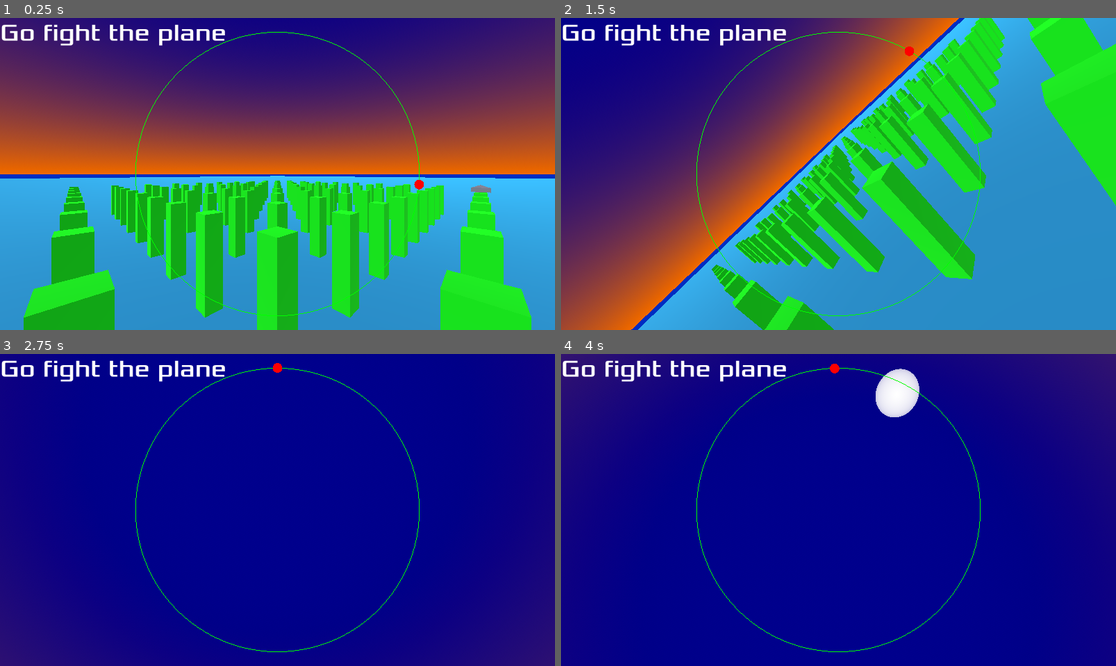
Above: before the commit, frames 1-4 (two rows, left to right).
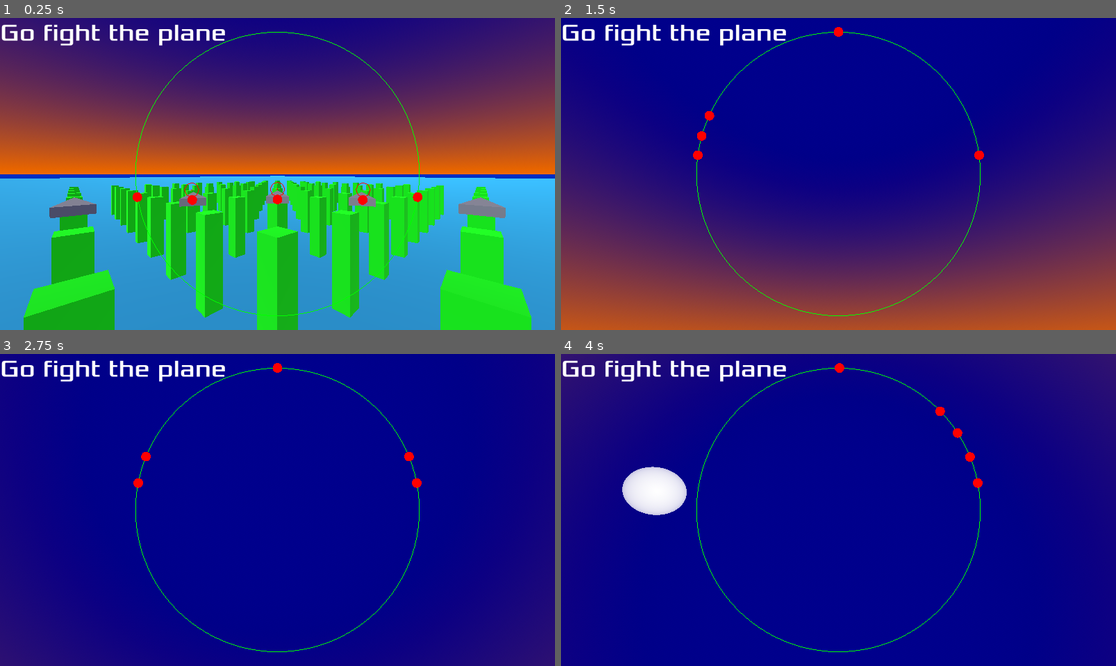
Above: after the commit, the same moments.

Repository: lookbehindyounow/shape_squadron
Game: Godot game, scene res://main.tscn
Same seed, same stepped clock (60 frames per second), same inputs: the game is played once before the commit and once after it.
Inputs:
- Up to frame 1 (0.25 s): no input
- Up to frame 2 (1.5 s): hold D (roll_right) 0.53-1.28 s; hold , (shoot) 0.53-1.28 s; tap C (toggle_camera) at 0.8, 1.35 s; hold W (pitch_down) from 1.28 s (still down)
- Up to frame 3 (2.75 s): tap , (shoot) at 1.55 s; release W (pitch_down) at 2.03 s; hold D (roll_right) from 2.03 s (still down); hold , (shoot) from 2.03 s (still down); tap C (toggle_camera) at 2.3 s
- Up to frame 4 (4 s): release D (roll_right) at 2.78 s; release , (shoot) at 2.78 s; hold Space (accelerate) 2.78-3.53 s; tap C (toggle_camera) at 2.85, 3.8 s; tap , (shoot) at 3.05 s; hold A (roll_left) from 3.53 s (still down); tap V (toggle_chillin) at 3.6 s

The runs differ from the first frame. In frame 1, 1.5% of the frame differs, in the area x 8-92%, y 51-65%; in frame 2, 84%, in the area x 0-100%, y 0-100%; in frame 3, 0.2%; in frame 4, 2.6%.

Commit message:
adjusted everything to work with multiple enemies

Diff:
--- a/Enemy.gd
+++ b/Enemy.gd
@@ -5,9 +5,8 @@
 var speed=10
 var hits_taken=0
 var crashes=0
-signal hit
 var cooldown=0
-var HUD_points=[[[0,0],[0,0]]]
+var HUD_points=[]
 
 var chillin=false # for testing
 func _unhandled_input(event):
@@ -18,7 +17,12 @@
 
 func _physics_process(delta):
 	var player=get_node("/root/Main/Player")
-	HUD_points[0]=Jet.track(transform,player.position,player.velocity)
+	var allies=[]+get_node("/root/Main").enemies
+	HUD_points=[Jet.track(transform,player.position,player.velocity)]
+	allies.erase(self)
+	if get_node("/root/Main").current_camera<=allies.size():
+		for ally in allies:
+			HUD_points.append(Jet.track(transform,ally.position,ally.velocity))
 
 	if chillin:
 		velocity=Vector3.ZERO
@@ -52,4 +56,3 @@
 			hits_taken+=1
 		else:
 			crashes+=1
-		hit.emit()
--- a/JetMethods.gd
+++ b/JetMethods.gd
@@ -50,7 +50,7 @@
 
 static func shoot(shooter):
 	var bullet=shooter.get_node("/root/Main").bullet_scene.instantiate()
-	bullet.global_transform=shooter.global_transform
+	bullet.transform=shooter.transform
 	bullet.position+=shooter.transform.basis.z
 	bullet.linear_velocity=shooter.transform.basis.z*50
 	shooter.get_node("/root/Main").add_child(bullet)
--- a/Player.gd
+++ b/Player.gd
@@ -5,18 +5,19 @@
 var speed=0
 var hits_taken=0
 var crashes=0
-signal hit
 var cooldown=0
 var HUD_points=[[[0,0],[0,0]]]
 
-var suggestions_on=true
+var suggestions_on=false
 func _unhandled_input(event):
 	if InputMap.event_is_action(event,"toggle_suggestions") && event.pressed:
 		suggestions_on=not suggestions_on
 
 func _physics_process(delta):
-	var enemy=get_node("/root/Main/Enemy")
-	HUD_points[0]=Jet.track(transform,enemy.position,enemy.velocity)
+	var enemies=get_node("/root/Main").enemies
+	HUD_points=[]
+	for enemy in enemies:
+		HUD_points.append(Jet.track(transform,enemy.position,enemy.velocity))
 
 	if suggestions_on:
 		var suggestions=Jet.autopilot(HUD_points[0])
@@ -52,4 +53,3 @@
 			hits_taken+=1
 		else:
 			crashes+=1
-		hit.emit()
--- a/UI.gd
+++ b/UI.gd
@@ -2,41 +2,36 @@
 var screen_dimensions
 var enemy_icon_scene=preload("res://enemy_icon.tscn")
 var enemy_ahead_icon_scene=preload("res://enemy_ahead_icon.tscn")
-var enemy_icon
-var enemy_ahead_icon
-var enemy_camera=false
-var watcher="Player"
+var enemies=[]
+var enemy_icons=[]
 
 func _draw():
 	draw_arc(screen_dimensions/2,screen_dimensions.y/2.2,0,TAU,100,Color("#0f0"))
 
 func _ready():
 	screen_dimensions=get_node("/root").size
-	enemy_icon=enemy_icon_scene.instantiate()
-	enemy_ahead_icon=enemy_ahead_icon_scene.instantiate()
-	add_child(enemy_icon)
-	add_child(enemy_ahead_icon)
+
+func _on_main_enemies_changed():
+	enemies=get_node("/root/Main").enemies
+	enemy_icons=[]
+	for i in range(enemies.size()):
+		enemy_icons.append([enemy_icon_scene.instantiate(),enemy_ahead_icon_scene.instantiate()])
+		add_child(enemy_icons[i][0])
+		add_child(enemy_icons[i][1])
 
 func _process(delta):
-	if enemy_camera:
-		watcher="Enemy"
+	var HUD_points=[]
+	var camera=get_node("/root/Main").current_camera
+	if camera==-1:
+		HUD_points=get_node("/root/Main/Player").HUD_points
 	else:
-		watcher="Player"
-	var HUD_points=get_node("/root/Main/%s" %watcher).HUD_points
+		HUD_points=enemies[camera].HUD_points
 	for i in range(HUD_points.size()):
 		# angle between top of HUD circle & forward is 0.65
 		var point_radius=min(1,HUD_points[i][0][1]/0.65)
-		enemy_icon.position=Vector2(screen_dimensions/2)+((point_radius*screen_dimensions.y/2.2)*Vector2.UP.rotated(HUD_points[i][0][0]))
+		enemy_icons[i][0].position=Vector2(screen_dimensions/2)+((point_radius*screen_dimensions.y/2.2)*Vector2.UP.rotated(HUD_points[i][0][0]))
 		if HUD_points[i][1][1]<0.65:
-			enemy_ahead_icon.show()
-			enemy_ahead_icon.position=Vector2(screen_dimensions/2)+(((HUD_points[i][1][1]/0.65)*screen_dimensions.y/2.2)*Vector2.UP.rotated(HUD_points[i][1][0]))
+			enemy_icons[i][1].position=Vector2(screen_dimensions/2)+(((HUD_points[i][1][1]/0.65)*screen_dimensions.y/2.2)*Vector2.UP.rotated(HUD_points[i][1][0]))
+			enemy_icons[i][1].show()
 		else:
-			enemy_ahead_icon.hide()
-
-func _unhandled_input(event):
-	if InputMap.event_is_action(event,"toggle_camera") && event.pressed:
-		enemy_camera=not enemy_camera
-
-func _on_hit():
-	$ScoreLabel.text="Hits: %d\nEnemy's hits: %d\nCrashes: %d\nEnemy's crashes: %d" %[get_node("/root/Main/Enemy").hits_taken,
-	get_node("/root/Main/Player").hits_taken,get_node("/root/Main/Player").crashes,get_node("/root/Main/Enemy").crashes]
+			enemy_icons[i][1].hide()
--- a/VisibleOnScreenNotifier3D.gd
+++ /dev/null
@@ -1,11 +0,0 @@
-extends VisibleOnScreenNotifier3D
-
-
-# Called when the node enters the scene tree for the first time.
-func _ready():
-	pass # Replace with function body.
-
-
-# Called every frame. 'delta' is the elapsed time since the previous frame.
-func _process(delta):
-	pass
--- a/main.gd
+++ b/main.gd
@@ -1,10 +1,26 @@
 extends Node
 
+var enemy_scene=preload("res://enemy.tscn")
 var bullet_scene=preload("res://bullet.tscn")
+var enemies=[]
+var current_camera=-1
+signal enemies_changed
 
 func _ready():
-	$Player/Camera3D.current==true
+	var initial_enemy_count=5
+	$Player/Camera3D.current=true
+	for i in range(initial_enemy_count):
+		enemies.append(enemy_scene.instantiate())
+		enemies[i].transform.origin=Vector3(0,6,5)
+		enemies[i].transform=enemies[i].transform.rotated(Vector3.UP,(1.0*i)/(initial_enemy_count-1)*PI/2)
+		add_child(enemies[i])
+	enemies_changed.emit()
 
 func _unhandled_input(event):
 	if InputMap.event_is_action(event,"toggle_camera") && event.pressed:
-		$Player/Camera3D.current=$Enemy/Camera3D.current
+		current_camera+=1
+		if current_camera==enemies.size():
+			$Player/Camera3D.current=true
+			current_camera=-1
+		else:
+			enemies[current_camera].get_node("Camera3D").current=true
--- a/main.tscn
+++ b/main.tscn
@@ -1,11 +1,10 @@
-[gd_scene load_steps=15 format=3 uid="uid://bk76cujr3ye4k"]
+[gd_scene load_steps=14 format=3 uid="uid://bk76cujr3ye4k"]
 
 [ext_resource type="Script" path="res://main.gd" id="1_6rvo3"]
 [ext_resource type="PackedScene" uid="uid://c5wlatravmab7" path="res://player.tscn" id="1_uil6o"]
 [ext_resource type="Environment" uid="uid://ln4cxp42sp5m" path="res://environment.tres" id="3_cymjq"]
 [ext_resource type="Script" path="res://PlaceholderObstacles.gd" id="3_o86si"]
 [ext_resource type="Script" path="res://UI.gd" id="4_41i2s"]
-[ext_resource type="PackedScene" uid="uid://beb8a4ck3g5hf" path="res://enemy.tscn" id="5_4qii8"]
 [ext_resource type="FontFile" uid="uid://chu7cr3o6gib4" path="res://Xolonium-Regular.ttf" id="6_88733"]
 
 [sub_resource type="WorldBoundaryShape3D" id="WorldBoundaryShape3D_qjwdv"]
@@ -76,12 +75,7 @@
 theme_override_font_sizes/font_size = 50
 text = "Go fight the plane"
 
-[node name="Enemy" parent="." instance=ExtResource("5_4qii8")]
-transform = Transform3D(1, 0, 0, 0, 1, 0, 0, 0, 1, 0, 6, 14)
-collision_mask = 7
-
 [node name="DirectionalLight3D" type="DirectionalLight3D" parent="."]
 transform = Transform3D(0.939693, -0.241845, -0.241845, 0, -0.707107, 0.707107, -0.34202, -0.664463, -0.664463, 0, 50, 0)
 
-[connection signal="hit" from="Player" to="UI" method="_on_hit"]
-[connection signal="hit" from="Enemy" to="UI" method="_on_hit"]
+[connection signal="enemies_changed" from="." to="UI" method="_on_main_enemies_changed"]
